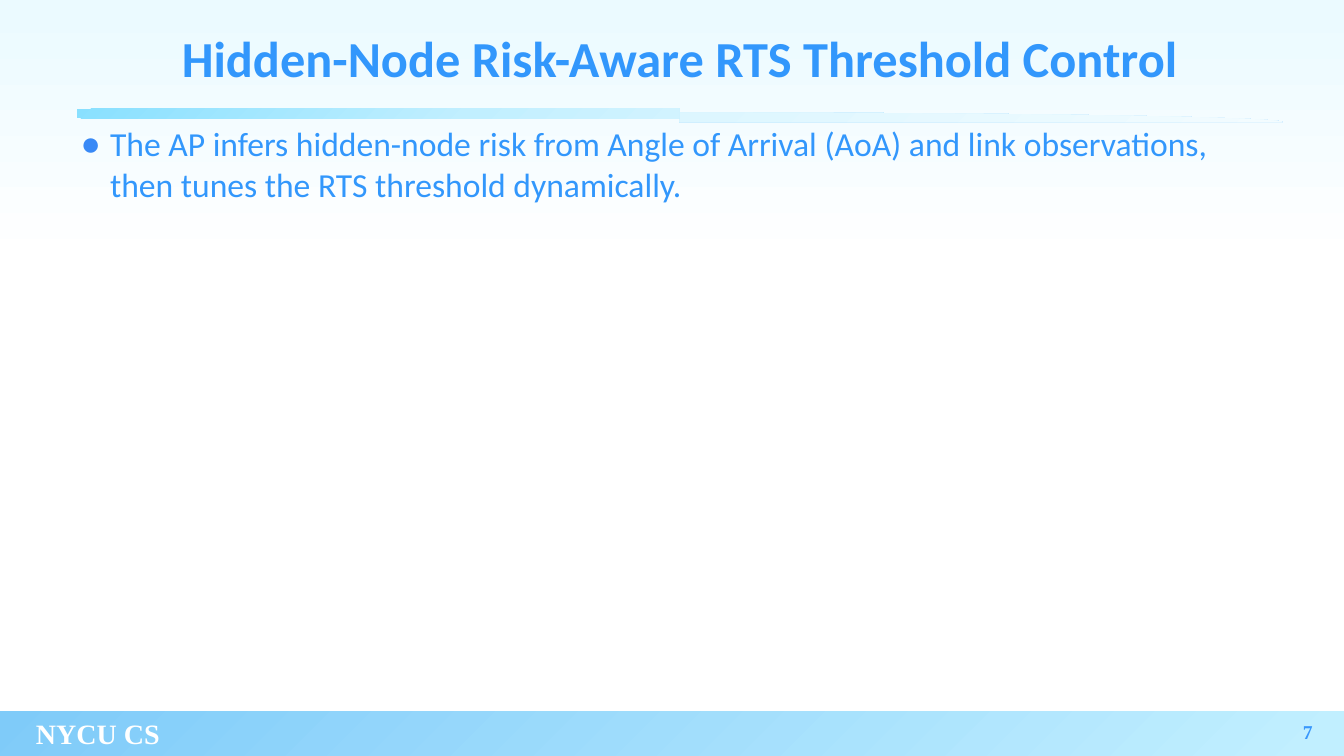
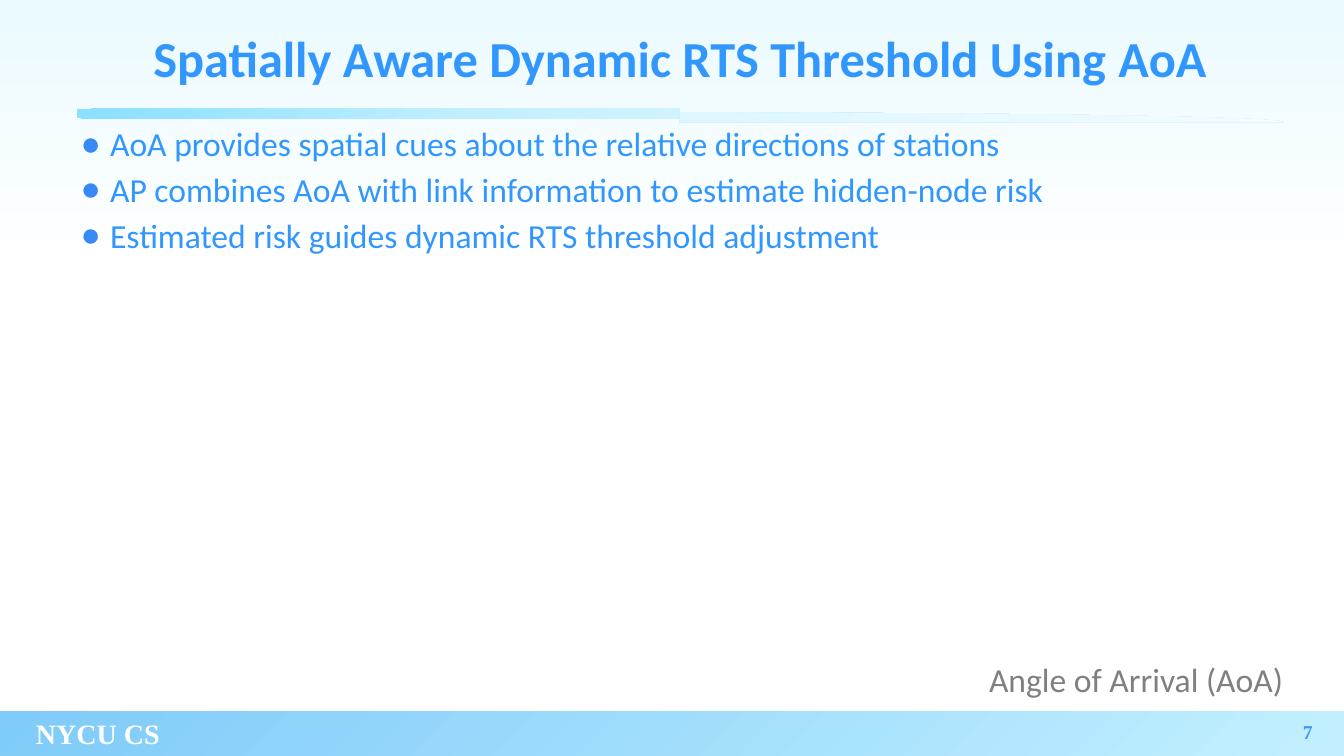
Before and after one commit to xoxonut/thesis, a slide deck: slide 7 of thesis_new_template.pptx. Drawn at 1344x756 pixels with LibreOffice and Linux fonts; fonts in the diff are those of the drawing; background and template pictures are left out. Boxes give left, top, right and bottom in pixels: in the first picture for what was removed or moved away, otherwise in the second. Text is boxed around its words. In the diff, an @@ line names an element or a change of style, - is before the commit and + after.

```diff
--- a/thesis_new_template.pptx
+++ b/thesis_new_template.pptx
@@ title at [153, 41, 1206, 86]: text changed @@
-Hidden-Node Risk-Aware RTS Threshold Control
+Spatially Aware Dynamic RTS Threshold Using AoA
@@ text at [110, 132, 1043, 254]: text changed @@
-● The AP infers hidden-node risk from Angle of Arrival (AoA) and link observations, then tunes the RTS threshold dynamically.
+● AoA provides spatial cues about the relative directions of stations
+● AP combines AoA with link information to estimate hidden-node risk
+● Estimated risk guides dynamic RTS threshold adjustment
@@ text added at [989, 668, 1283, 698], 24 pt, text #808080 @@
+Angle of Arrival (AoA)
```
Also in this commit, not shown: 4 other slides changed, 3 slides added, 1 slide removed.
